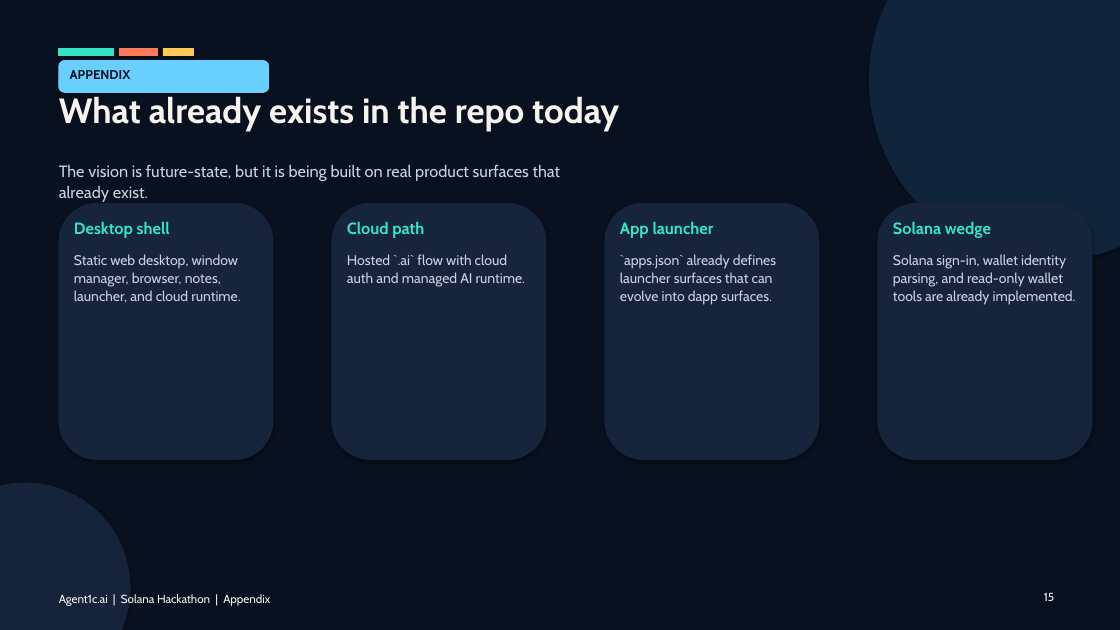
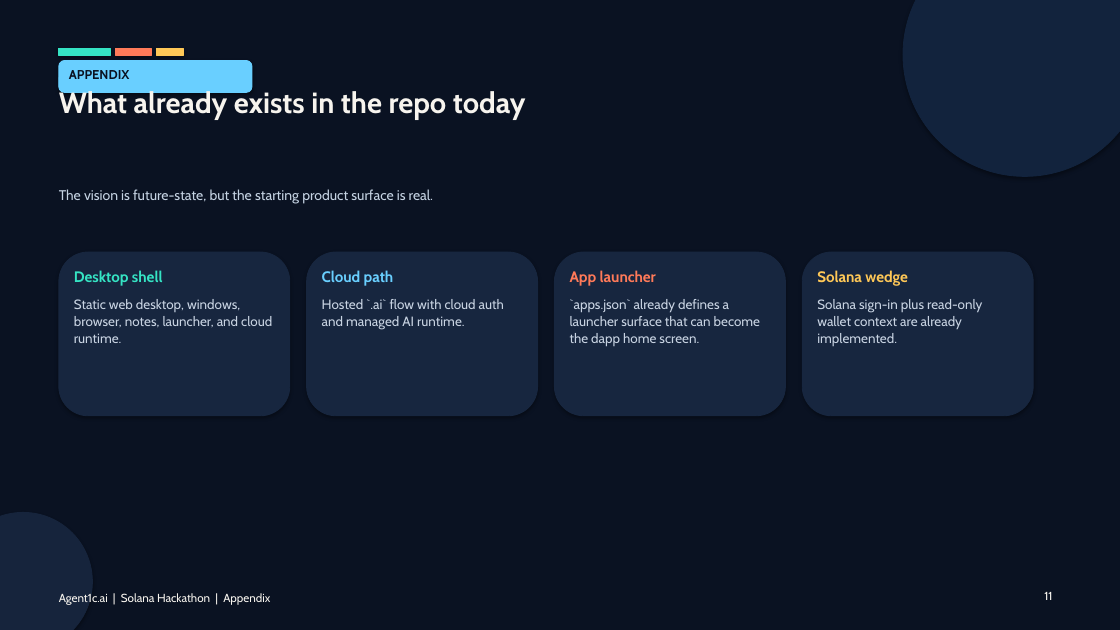
Before and after one commit to agent1c-ai/agent1c-ai.github.io, a slide deck: slide 11 of hackathon/agent1c-solana-hackathon-pitch-deck.pptx (slide 15 before the commit). Drawn at 1120x630 pixels with LibreOffice and Linux fonts; fonts in the diff are those of the drawing. Boxes give left, top, right and bottom in pixels: in the first picture for what was removed or moved away, otherwise in the second. Text is boxed around its words. In the diff, an @@ line names an element or a change of style, - is before the commit and + after.

Commit message:
Clean up Solana pitch deck layout

```diff
--- a/hackathon/agent1c-solana-hackathon-pitch-deck.pptx
+++ b/hackathon/agent1c-solana-hackathon-pitch-deck.pptx
@@ rectangle at <box>0,0,1120,630</box>: fill #091120 to #0A1222; outline #091120 0.75 pt to #0A1222 0.75 pt @@
@@ ellipse: place and size @@
-ellipse at <box>870,0,1120,260</box>
+ellipse at <box>903,0,1120,176</box>
@@ ellipse at <box>903,0,1120,176</box>: fill #10243C to #12233D; outline #10243C 0.75 pt to #12233D 0.75 pt @@
@@ rectangle: place and size @@
-rectangle at <box>119,49,158,55</box>
+rectangle at <box>116,49,151,55</box>
@@ rectangle: place and size @@
-rectangle at <box>163,49,193,55</box>
+rectangle at <box>156,49,183,55</box>
@@ text "What already exists in the ..." at <box>59,88,526,119</box>: size 30 to 25 pt; line spacing 1.08 to 1 @@
@@ rounded rectangle: place and size @@
-rounded rectangle at <box>59,60,269,92</box>
+rounded rectangle at <box>59,60,252,92</box>
@@ text "APPENDIX" at <box>69,70,130,79</box>: text colour #091120 to #0A1222 @@
@@ text at <box>59,189,433,204</box>: text changed; size 14 to 12 pt; text colour #C5D2E2 to #C5D3E3 @@
-The vision is future-state, but it is being built on real product surfaces that already exist.
+The vision is future-state, but the starting product surface is real.
@@ rounded rectangle: place and size @@
-rounded rectangle at <box>59,203,273,460</box>
+rounded rectangle at <box>59,252,290,416</box>
@@ text "Desktop shell": place and size @@
-text "Desktop shell" at <box>74,221,170,238</box>
+text "Desktop shell" at <box>74,270,163,285</box>
@@ text "Desktop shell" at <box>74,270,163,285</box>: size 14 to 13 pt @@
@@ rounded rectangle: place and size @@
-rounded rectangle at <box>332,203,546,460</box>
+rounded rectangle at <box>307,252,538,416</box>
@@ text "Cloud path": place and size @@
-text "Cloud path" at <box>347,221,424,238</box>
+text "Cloud path" at <box>322,270,394,285</box>
@@ text "Cloud path" at <box>322,270,394,285</box>: size 14 to 13 pt, text colour #35E4C4 to #69CFFF @@
@@ rounded rectangle: place and size @@
-rounded rectangle at <box>605,203,819,460</box>
+rounded rectangle at <box>555,252,786,416</box>
@@ text "App launcher": place and size @@
-text "App launcher" at <box>620,221,714,238</box>
+text "App launcher" at <box>570,270,656,285</box>
@@ text "App launcher" at <box>570,270,656,285</box>: size 14 to 13 pt, text colour #35E4C4 to #FF7A59 @@
@@ fill #16243C to #17263F; outline #16243C 0.75 pt to #17263F 0.75 pt in 4 elements at <box>59,252,290,416</box>, <box>307,252,538,416</box>, <box>555,252,786,416</box>, <box>802,252,1033,416</box> @@
@@ rounded rectangle: place and size @@
-rounded rectangle at <box>878,203,1092,460</box>
+rounded rectangle at <box>802,252,1033,416</box>
@@ text "Solana wedge": place and size @@
-text "Solana wedge" at <box>893,221,991,238</box>
+text "Solana wedge" at <box>817,270,908,285</box>
@@ text "Solana wedge" at <box>817,270,908,285</box>: size 14 to 13 pt, text colour #35E4C4 to #FFC857 @@
@@ text at <box>74,299,272,343</box>: text changed; size 12 to 11.5 pt @@
-Static web desktop, window manager, browser, notes, launcher, and cloud runtime.
+Static web desktop, windows, browser, notes, launcher, and cloud runtime.
@@ text "Hosted `.ai` flow with cloud ...": place and size @@
-text "Hosted `.ai` flow with cloud ..." at <box>347,254,525,287</box>
+text "Hosted `.ai` flow with cloud ..." at <box>322,299,504,330</box>
@@ text "Hosted `.ai` flow with cloud ..." at <box>322,299,504,330</box>: size 12 to 11.5 pt; line spacing 1.08 to 1.05 @@
@@ text at <box>570,299,760,347</box>: text changed; size 12 to 11.5 pt @@
-`apps.json` already defines launcher surfaces that can evolve into dapp surfaces.
+`apps.json` already defines a launcher surface that can become the dapp home screen.
@@ text at <box>817,299,982,346</box>: text changed; size 12 to 11.5 pt @@
-Solana sign-in, wallet identity parsing, and read-only wallet tools are already implemented.
+Solana sign-in plus read-only wallet context are already implemented.
@@ ellipse: place and size @@
-ellipse at <box>0,483,130,630</box>
+ellipse at <box>0,513,92,630</box>
@@ ellipse at <box>0,513,92,630</box>: fill #15233B to #16243C; outline #15233B 0.75 pt to #16243C 0.75 pt @@
@@ text removed at <box>1044,593,1054,601</box> @@
-15
@@ text added at <box>1044,592,1052,600</box>, 10 pt, text #F7F4EE @@
+11
```
Also in this commit, not shown: 5 other slides changed, 7 slides added, 11 slides removed, 1 other file.
